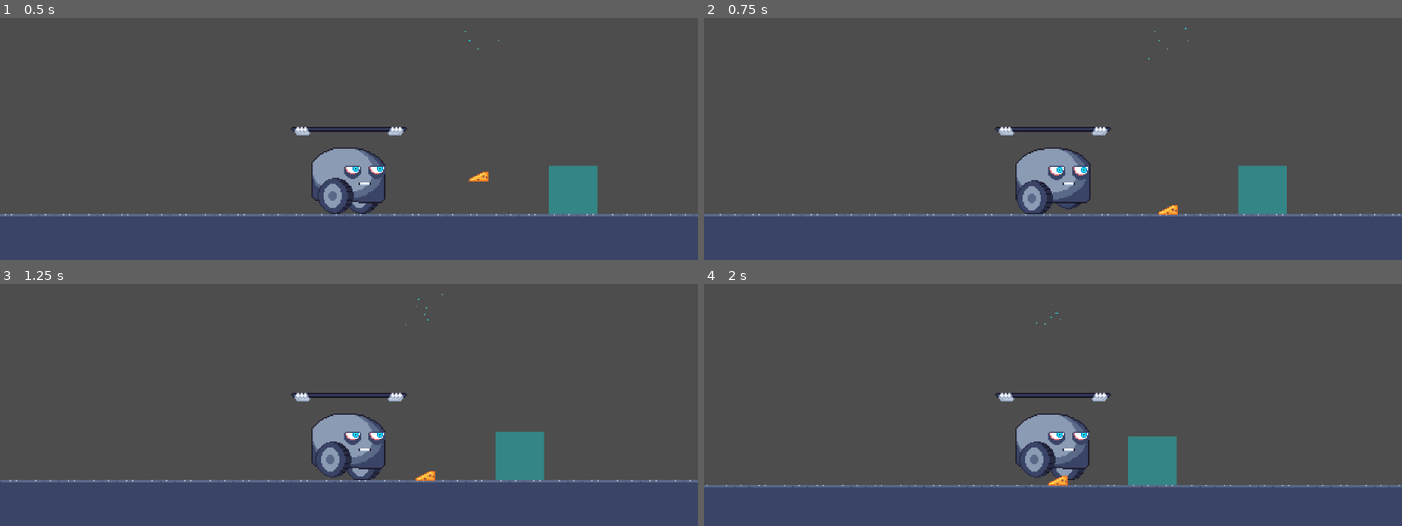
Above: before the commit, frames 1-4 (two rows, left to right).
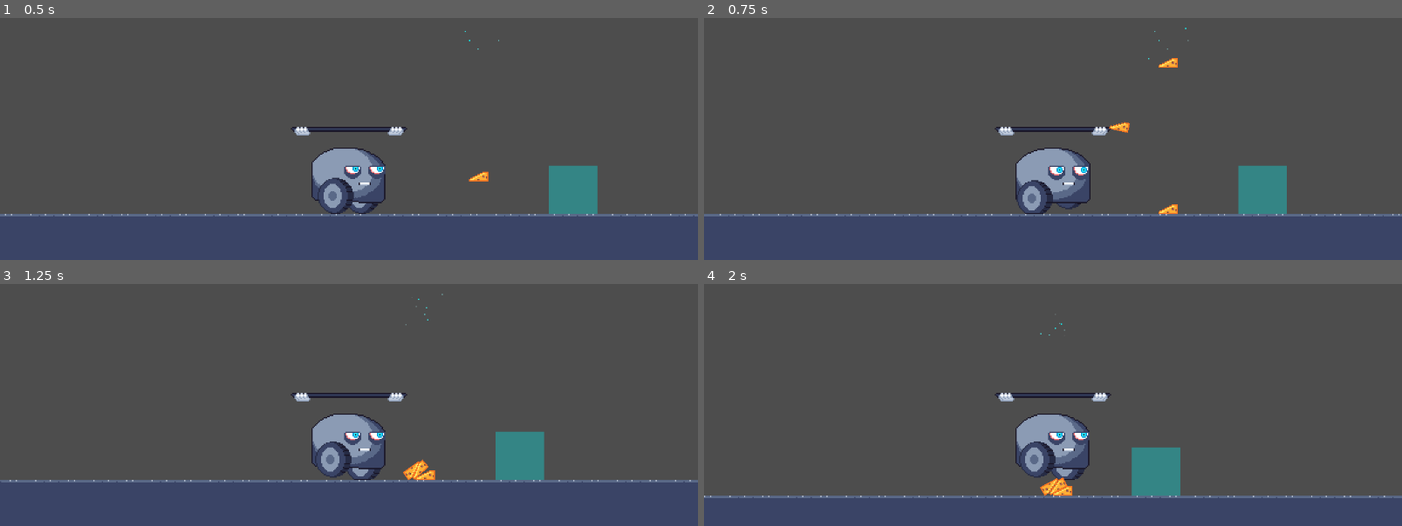
Above: after the commit, the same moments.

Repository: qntnt/alt_ctrl_jam
Game: Godot game, scene res://game_scene.tscn
Two runs of this game, one before a commit and one after it. Both use one fixed random seed, a clock stepped at 60 frames per second and the inputs below.
Inputs (mouse positions are in pixels of both pictures, inside the frame that each line leads up to):
- Up to frame 1 (0.5 s): no input
- Up to frame 2 (0.75 s): tap Enter at 0.5 s; move the mouse to (1206, 44) at 0.52 s; hold Space (big_button, bound only after the commit) from 0.53 s (still down); click (1206, 44) at 0.67 s
- Up to frame 3 (1.25 s): keep holding Space (big_button, bound only after the commit)
- Up to frame 4 (2 s): release Space (big_button, bound only after the commit) at 1.25 s; drag from (913, 349) to (1248, 480) at 1.27 s

Frame 1 is identical in both runs. In frame 2, 0.2% of the frame differs, in the area x 58-68%, y 16-82%; in frame 3, 0.2%; in frame 4, 5.9%, in the area x 0-100%, y 11-89%.

Commit message:
Button shoots cheese

Diff:
--- a/nodes/cheese.tscn
+++ b/nodes/cheese.tscn
@@ -4,6 +4,7 @@
 
 [node name="Cheese" type="RigidBody2D"]
 mass = 0.001
+continuous_cd = 1
 
 [node name="CollisionPolygon2D" type="CollisionPolygon2D" parent="."]
 polygon = PackedVector2Array(3, -4, 8, -4, 8, 4, -8, 4, -8, 2)
--- a/nodes/input_controller.gd
+++ b/nodes/input_controller.gd
@@ -2,6 +2,7 @@
 
 signal left_hand_input_changed(value: float)
 signal right_hand_input_changed(value: float)
+signal button_pressed
 
 const left_hand_keys := ['Q', 'W', 'E', 'R', 'T', 'Y', 'U']
 const right_hand_keys := ['Z', 'X', 'C', 'V', 'B', 'N', 'M']
@@ -27,11 +28,12 @@
 
 	elif event is InputEventKey:
 		var l := left_hand_keys.find(event.as_text_keycode())
+		var r := right_hand_keys.find(event.as_text_keycode())
 		if l >= 0:
 			left_hand_input = l - 3
 			left_hand_input_changed.emit(left_hand_input)
-		else:
-			var r := right_hand_keys.find(event.as_text_keycode())
-			if r >= 0:
-				right_hand_input = r - 3
-				right_hand_input_changed.emit(right_hand_input)
+		elif r >= 0:
+			right_hand_input = r - 3
+			right_hand_input_changed.emit(right_hand_input)
+		elif event.is_action_pressed("big_button"):
+			button_pressed.emit()
--- /dev/null
+++ b/nodes/item_throw_controller.gd
@@ -0,0 +1,24 @@
+extends Node2D
+
+@export var shoot_target:Node2D
+@export var shoot_speed:float = 1000.0
+
+@onready var spawn_point := $SpawnPoint as Node2D
+@onready var cheese_scene:PackedScene = preload("res://nodes/cheese.tscn")
+
+# Called when the node enters the scene tree for the first time.
+func _ready() -> void:
+	pass # Replace with function body.
+
+
+# Called every frame. 'delta' is the elapsed time since the previous frame.
+func _process(delta: float) -> void:
+	pass
+
+
+func _on_input_controller_button_pressed() -> void:
+	var item := cheese_scene.instantiate() as RigidBody2D
+	item.top_level = true
+	item.position = spawn_point.global_position
+	item.linear_velocity = shoot_speed * item.global_position.direction_to(shoot_target.global_position)
+	add_child(item)
--- a/nodes/robot.tscn
+++ b/nodes/robot.tscn
@@ -7,6 +7,7 @@
 [ext_resource type="AudioStream" uid="uid://of18vwprr3eh" path="res://music/Labatro_shortened.wav" id="5_2oyu0"]
 [ext_resource type="Script" path="res://nodes/input_controller.gd" id="6_780db"]
 [ext_resource type="Script" path="res://nodes/gameplay_area.gd" id="7_nuw8w"]
+[ext_resource type="Script" path="res://nodes/item_throw_controller.gd" id="8_5wxah"]
 
 [sub_resource type="Animation" id="Animation_c5f1u"]
 length = 0.8
@@ -180,6 +181,15 @@
 shape = SubResource("RectangleShape2D_esbbn")
 debug_color = Color(0, 0.6, 0.701961, 0)
 
+[node name="ItemThrowController" type="Node2D" parent="." node_paths=PackedStringArray("shoot_target")]
+script = ExtResource("8_5wxah")
+shoot_target = NodePath("..")
+shoot_speed = 3000.0
+
+[node name="SpawnPoint" type="Node2D" parent="ItemThrowController"]
+position = Vector2(322, -290)
+
+[connection signal="button_pressed" from="InputController" to="ItemThrowController" method="_on_input_controller_button_pressed"]
 [connection signal="left_hand_input_changed" from="InputController" to="Tray" method="_on_input_controller_left_hand_input_changed"]
 [connection signal="right_hand_input_changed" from="InputController" to="Tray" method="_on_input_controller_right_hand_input_changed"]
 [connection signal="body_exited" from="GameplayArea" to="GameplayArea" method="_on_body_exited"]
--- a/project.godot
+++ b/project.godot
@@ -54,6 +54,17 @@
 "events": [Object(InputEventJoypadMotion,"resource_local_to_scene":false,"resource_name":"","device":-1,"axis":3,"axis_value":1.0,"script":null)
 ]
 }
+big_button={
+"deadzone": 0.5,
+"events": [Object(InputEventKey,"resource_local_to_scene":false,"resource_name":"","device":-1,"window_id":0,"alt_pressed":false,"shift_pressed":false,"ctrl_pressed":false,"meta_pressed":false,"pressed":false,"keycode":0,"physical_keycode":32,"key_label":0,"unicode":32,"location":0,"echo":false,"script":null)
+]
+}
+
+[layer_names]
+
+2d_physics/layer_1="default"
+2d_physics/layer_2="bucket"
+2d_physics/layer_3="items"
 
 [rendering]
 
Not shown: 1 places in game_scene.tscn that only renumber resources
Not shown: 1 places in nodes/robot.tscn that only renumber resources
